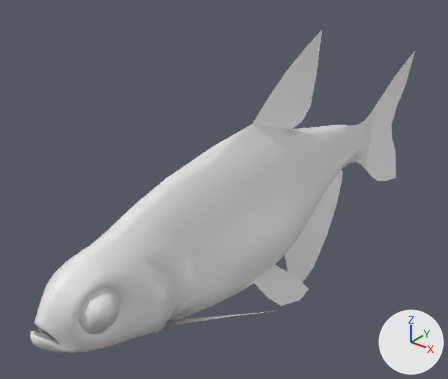
Renders of the glTF model apps/web/public/assets/fish/neon-tetra/lod0.glb from each side of a commit.
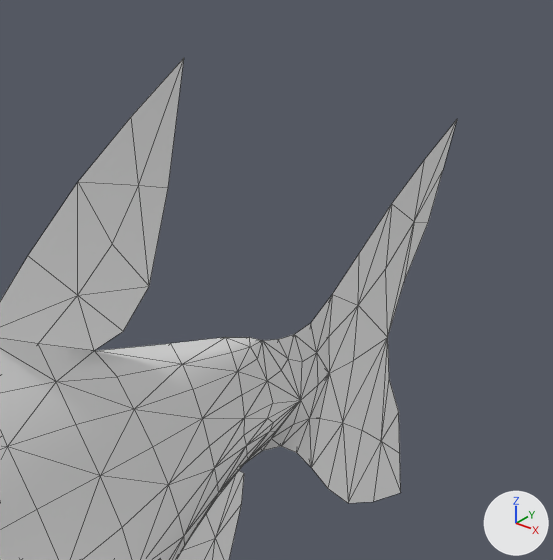
Old and new are each drawn whole from a 50 mm lens placed at (0.0265, -0.0318, 0.0237), pointed at (-0.0039, 0.0063, 0.0001) and again close up on the part from 58% to 100% of the width and 3% to 53% of the height. The axes (+X, +Y, +Z) are drawn at lower right. The lights are the same throughout. The older version's two pictures come first. The close-ups show mesh edges as thin lines. Vertices at exactly the same position are counted once.

The first close-up shows 'neon-tetra'.
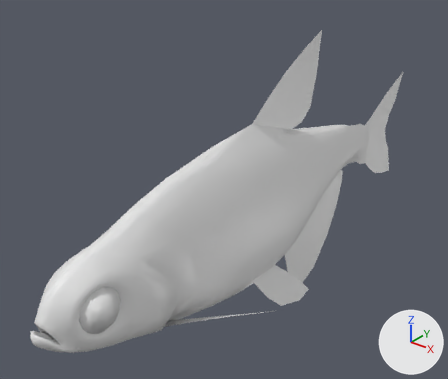
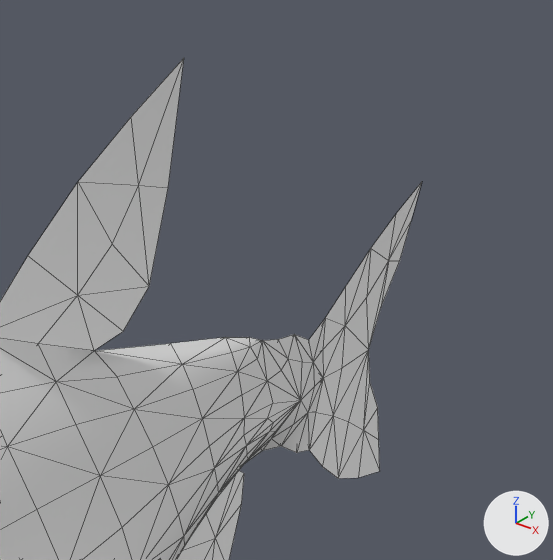
The newer file is also rescaled (x0.537), turned or shifted as a whole; pictures and numbers use the older file's frame.

Diff of the bpy script that builds the scene:
```diff
--- a/apps/web/public/assets/fish/neon-tetra/lod0.glb.py
+++ b/apps/web/public/assets/fish/neon-tetra/lod0.glb.py
@@ me_neon_tetra @@
 # used by ob_neon_tetra; location = (0.0, 0.0, 0.0)
-me_neon_tetra.from_pydata(...)  # 788 vertices, 1498 faces; spans x -0.0068..0.0068, y -0.0164..0.0355, z -0.0123..0.0131
+me_neon_tetra.from_pydata(...)  # 788 vertices, 1498 faces; spans x -0.0068..0.0068, y -0.0164..0.0329, z -0.0123..0.0131
+# me_neon_tetra part 1: 34 of the vertices in x -0.0003..0.0003, y 0.0246..0.0355, z -0.0079..0.0075 are scaled about their middle by 0.76, then moved by (0.0, -0.0013, 0.0)
 me_neon_tetra.materials.append(mat_paracheirodon_innesi)
```

Where the change shows, as pixel boxes (x1, y1, x2, y2) in the close-ups (553 x 560 px; the box of a moved part takes in the faces that stretch with it):
'neon-tetra', reshaped
    before: (0, 58, 457, 560)
    after: (0, 58, 422, 560)
part 1 of me_neon_tetra, moved or reshaped
    before: (281, 120, 457, 503)
    after: (281, 182, 422, 479)
